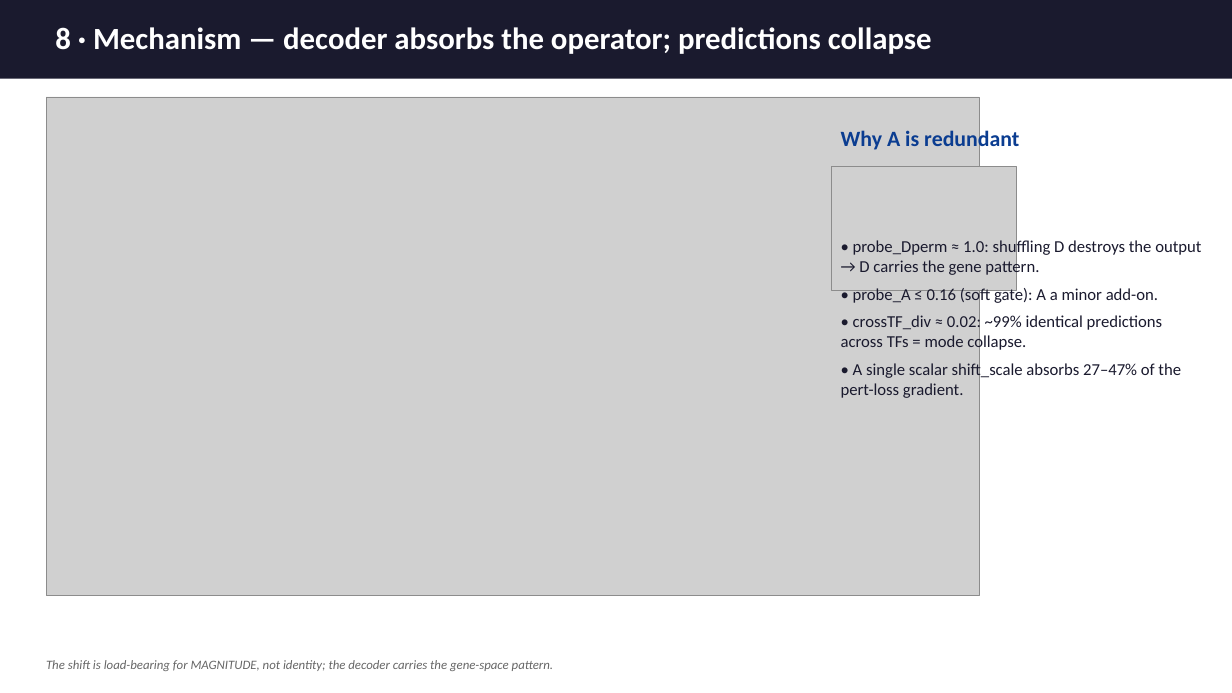
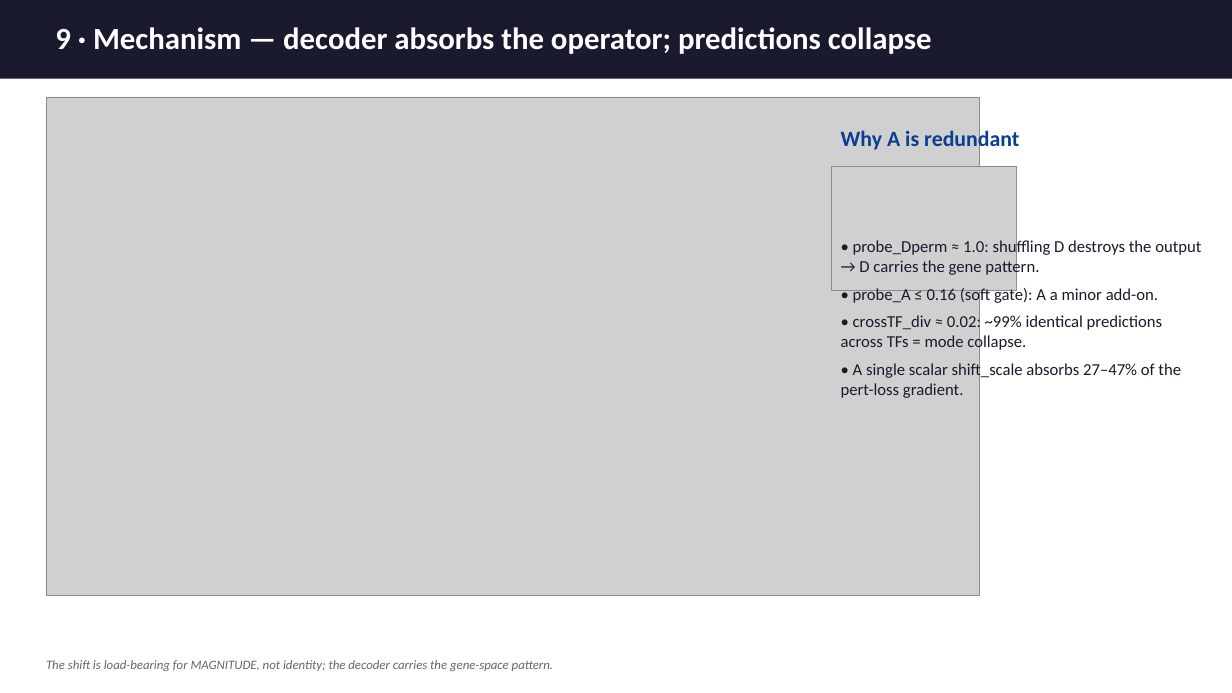
Before and after one commit to goodarzilab/scCausalRL, a slide deck: slide 9 of slides/exp20_load_bearing.pptx (slide 8 before the commit). Drawn at 1232x693 pixels with LibreOffice and Linux fonts; fonts in the diff are those of the drawing; grey boxes stand for pictures. Boxes give left, top, right and bottom in pixels: in the first picture for what was removed or moved away, otherwise in the second. Text is boxed around its words. In the diff, an @@ line names an element or a change of style, - is before the commit and + after.

```diff
--- a/slides/exp20_load_bearing.pptx
+++ b/slides/exp20_load_bearing.pptx
@@ text at <box>55,27,932,54</box>: text changed @@
-8 · Mechanism — decoder absorbs the operator; predictions collapse
+9 · Mechanism — decoder absorbs the operator; predictions collapse
```
Also in this commit, not shown: 8 other slides changed, 1 slide added, 10 other files.
